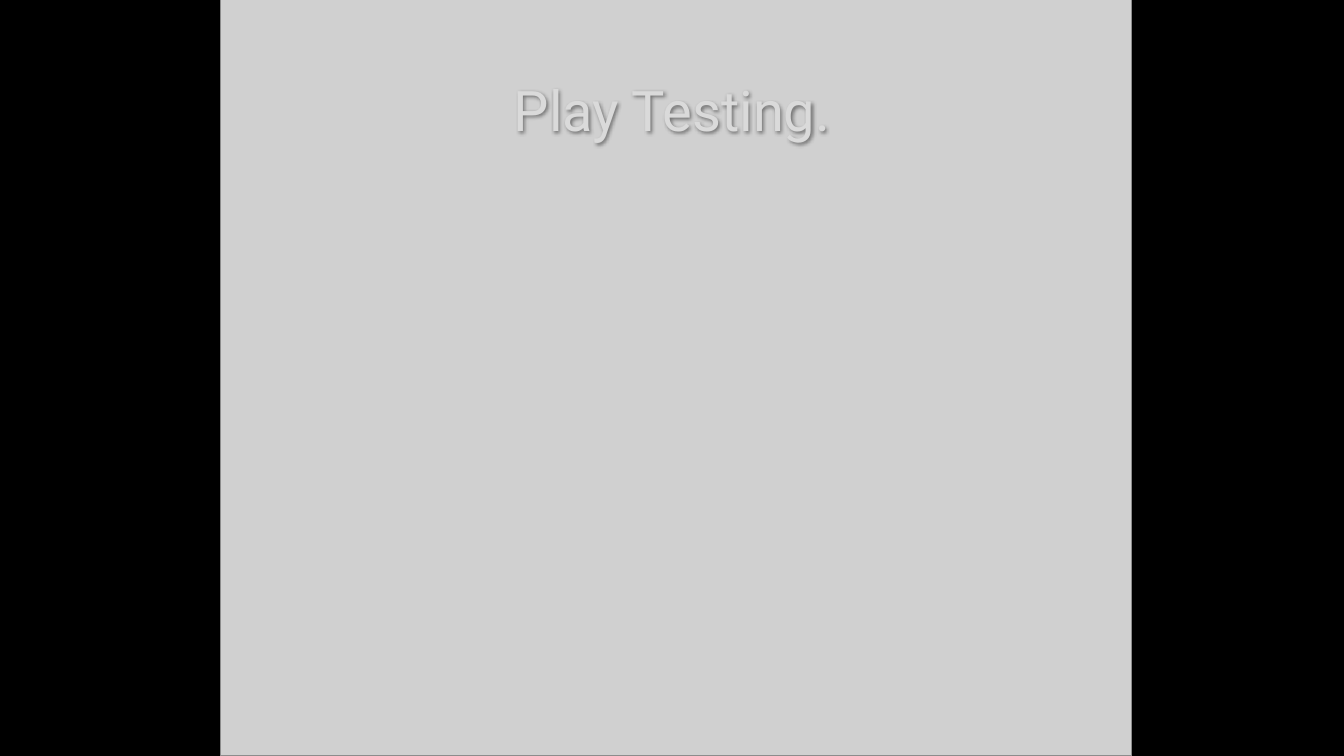
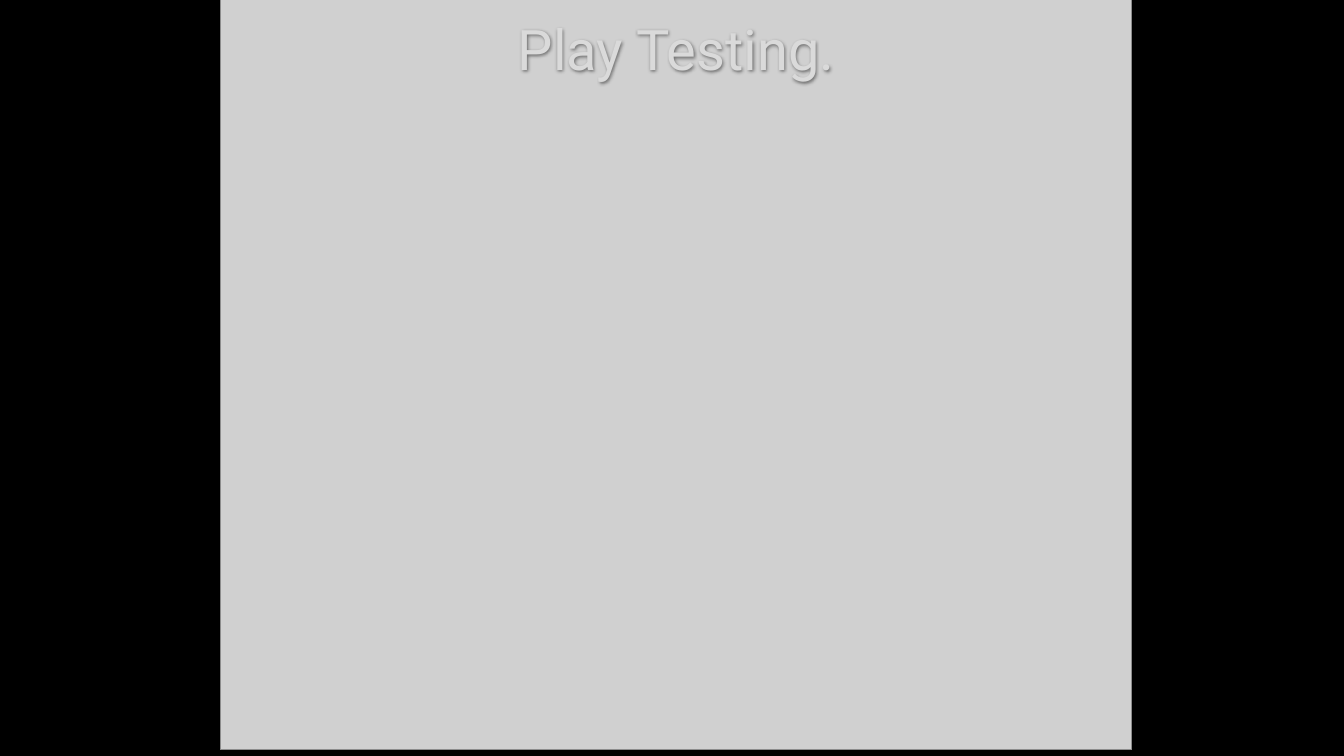
Before and after one commit to UoSGamesGroups/second-semester-dm-group-1, a slide deck: slide 5 of docs/presentation/Adversarial Physics3.pptx (slide 4 before the commit). Drawn at 1344x756 pixels with LibreOffice and Linux fonts; fonts in the diff are those of the drawing; grey boxes stand for pictures; background and template pictures are left out. Boxes give left, top, right and bottom in pixels: in the first picture for what was removed or moved away, otherwise in the second. Text is boxed around its words. In the diff, an @@ line names an element or a change of style, - is before the commit and + after.

```diff
--- a/docs/presentation/Adversarial Physics3.pptx
+++ b/docs/presentation/Adversarial Physics3.pptx
@@ title "Play Testing.": place and size @@
-title "Play Testing." at <box>514,92,830,145</box>
+title "Play Testing." at <box>518,32,834,84</box>
@@ picture: place and size @@
-picture at <box>221,0,1132,756</box>
+picture at <box>221,0,1132,750</box>
```
Also in this commit, not shown: 4 other slides changed, 1 slide added, 7 other files.
